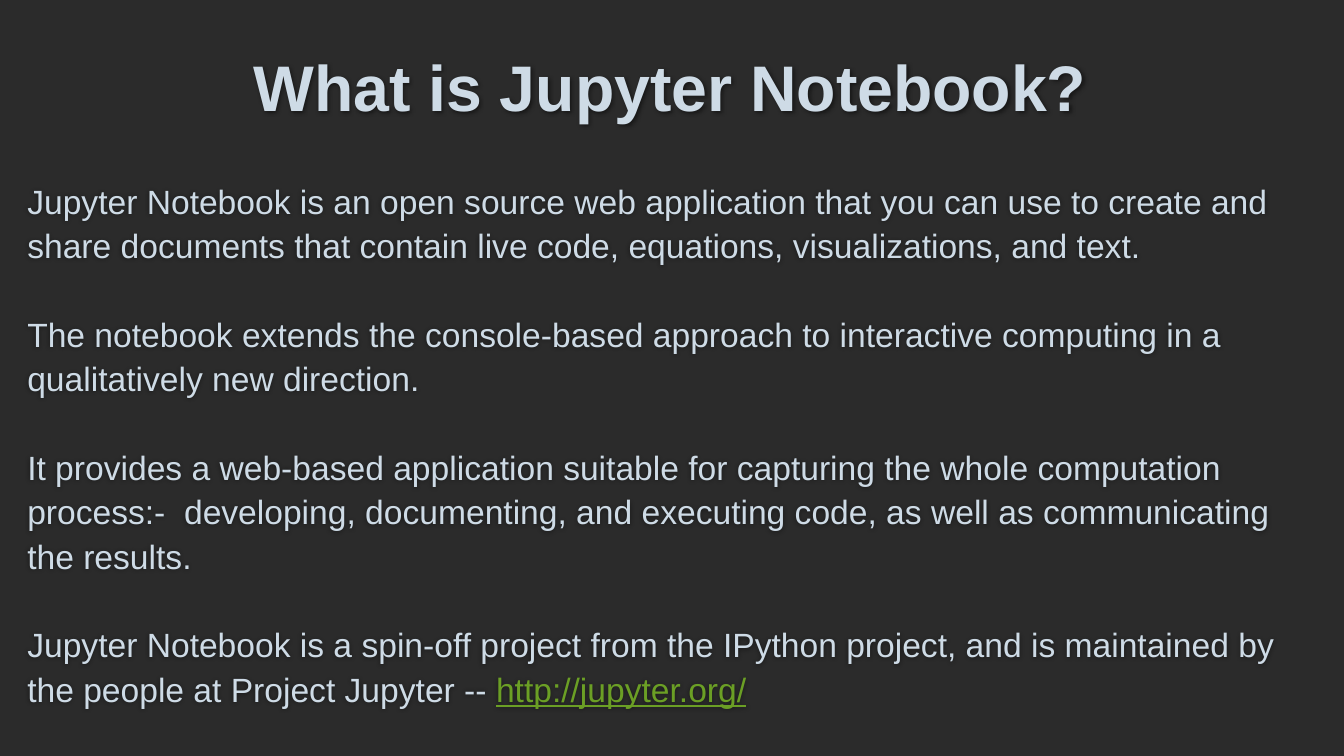
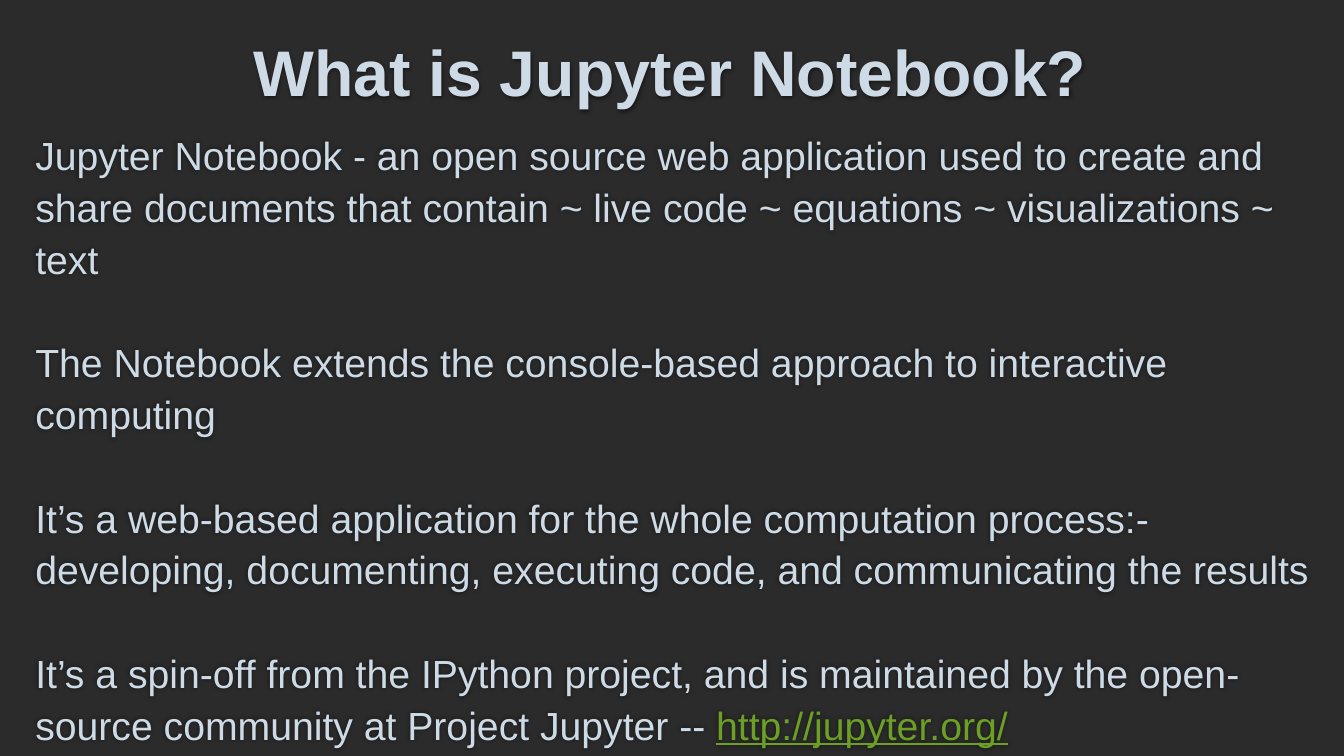
Before and after one commit to torres11991/dap-curriculum, a slide deck: slide 2 of Section05/5.1.2-Python_JupyterNotebook.pptx. Drawn at 1344x756 pixels with LibreOffice and Linux fonts; fonts in the diff are those of the drawing; background and template pictures are left out; a plain dark background stands for a picture behind light text. Boxes give left, top, right and bottom in pixels: in the first picture for what was removed or moved away, otherwise in the second. Text is boxed around its words. In the diff, an @@ line names an element or a change of style, - is before the commit and + after.

```diff
--- a/Section05/5.1.2-Python_JupyterNotebook.pptx
+++ b/Section05/5.1.2-Python_JupyterNotebook.pptx
@@ title "What is Jupyter Notebook?": place and size @@
-title "What is Jupyter Notebook?" at <box>253,64,1086,123</box>
+title "What is Jupyter Notebook?" at <box>253,49,1086,109</box>
@@ text at <box>35,141,1308,748</box>: text changed; size 24 to 28 pt @@
-Jupyter Notebook is an open source web application that you can use to create and share documents that contain live code, equations, visualizations, and text.
-The notebook extends the console-based approach to interactive computing in a qualitatively new direction.
-It provides a web-based application suitable for capturing the whole computation process:- developing, documenting, and executing code, as well as communicating the results.
-Jupyter Notebook is a spin-off project from the IPython project, and is maintained by the people at Project Jupyter -- http://jupyter.org/
+Jupyter Notebook - an open source web application used to create and share documents that contain ~ live code ~ equations ~ visualizations ~ text
+The Notebook extends the console-based approach to interactive computing
+It’s a web-based application for the whole computation process:- developing, documenting, executing code, and communicating the results
+It’s a spin-off from the IPython project, and is maintained by the open-source community at Project Jupyter -- http://jupyter.org/
```
Also in this commit, not shown: 6 other slides changed, 3 slides added, 2 slides removed, 7 other files.
